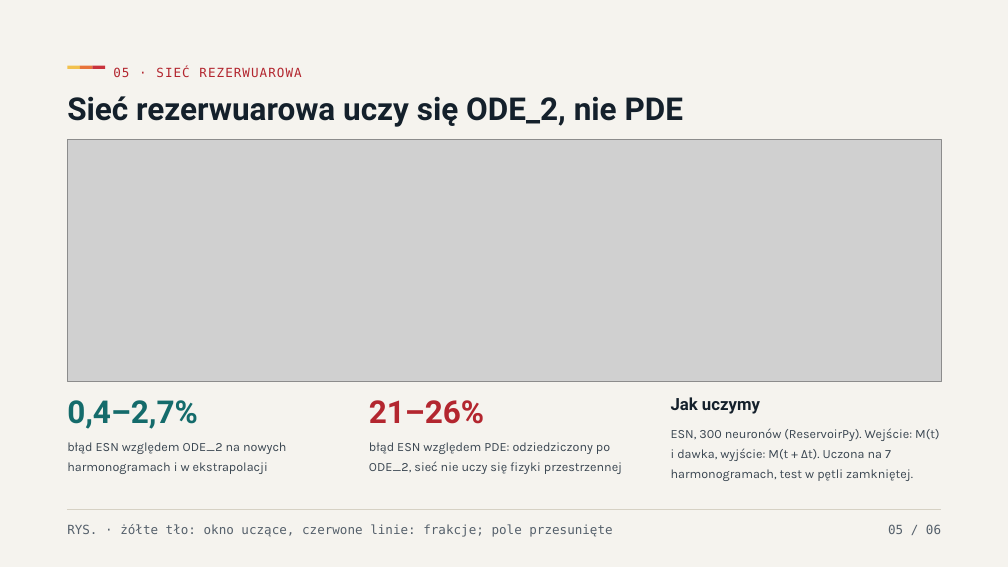
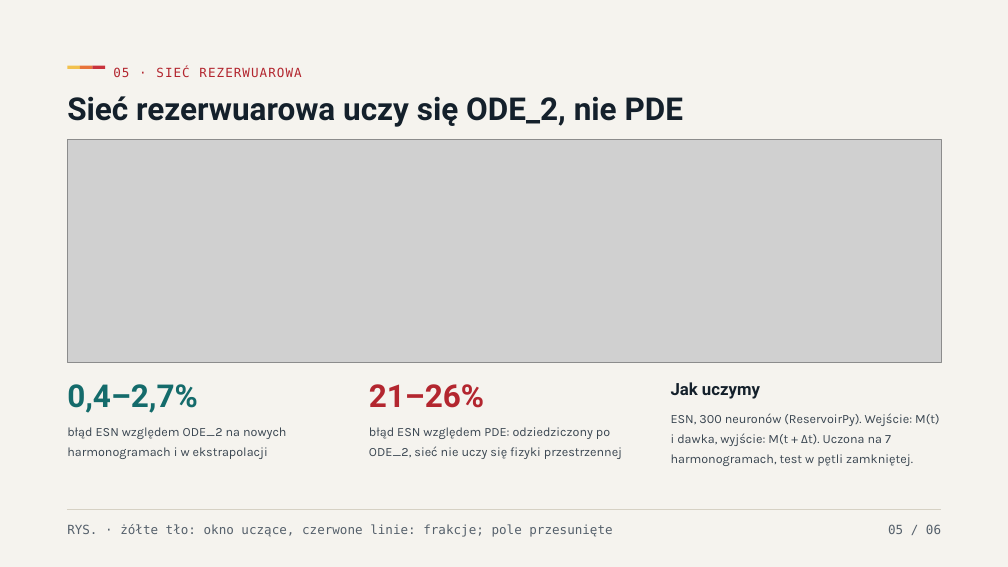
Before and after one commit to Redy144/off-target, a slide deck: slide 12 of prezentacje/2026-11-20_zad3/Radioterapia_guza_2026-11-20.pptx. Drawn at 1008x567 pixels with LibreOffice and Linux fonts; fonts in the diff are those of the drawing; grey boxes stand for pictures. Boxes give left, top, right and bottom in pixels: in the first picture for what was removed or moved away, otherwise in the second. Text is boxed around its words. In the diff, an @@ line names an element or a change of style, - is before the commit and + after.

```diff
--- a/prezentacje/2026-11-20_zad3/Radioterapia_guza_2026-11-20.pptx
+++ b/prezentacje/2026-11-20_zad3/Radioterapia_guza_2026-11-20.pptx
@@ picture: place and size @@
-picture at [67, 140, 941, 382]
+picture at [67, 140, 941, 363]
@@ 3 texts: place and size @@
-3 texts at [67, 397, 760, 429]
+3 texts at [67, 382, 760, 413]
@@ text "ESN, 300 neuronów (ReservoirPy). Wejście: ...": place and size @@
-text "ESN, 300 neuronów (ReservoirPy). Wejście: ..." at [671, 428, 939, 481]
+text "ESN, 300 neuronów (ReservoirPy). Wejście: ..." at [671, 413, 939, 466]
@@ text "błąd ESN względem ODE_2 na ...": place and size @@
-text "błąd ESN względem ODE_2 na ..." at [67, 442, 287, 474]
+text "błąd ESN względem ODE_2 na ..." at [67, 427, 287, 459]
@@ text "błąd ESN względem PDE: odziedziczony ...": place and size @@
-text "błąd ESN względem PDE: odziedziczony ..." at [369, 442, 622, 474]
+text "błąd ESN względem PDE: odziedziczony ..." at [369, 427, 622, 459]
```
